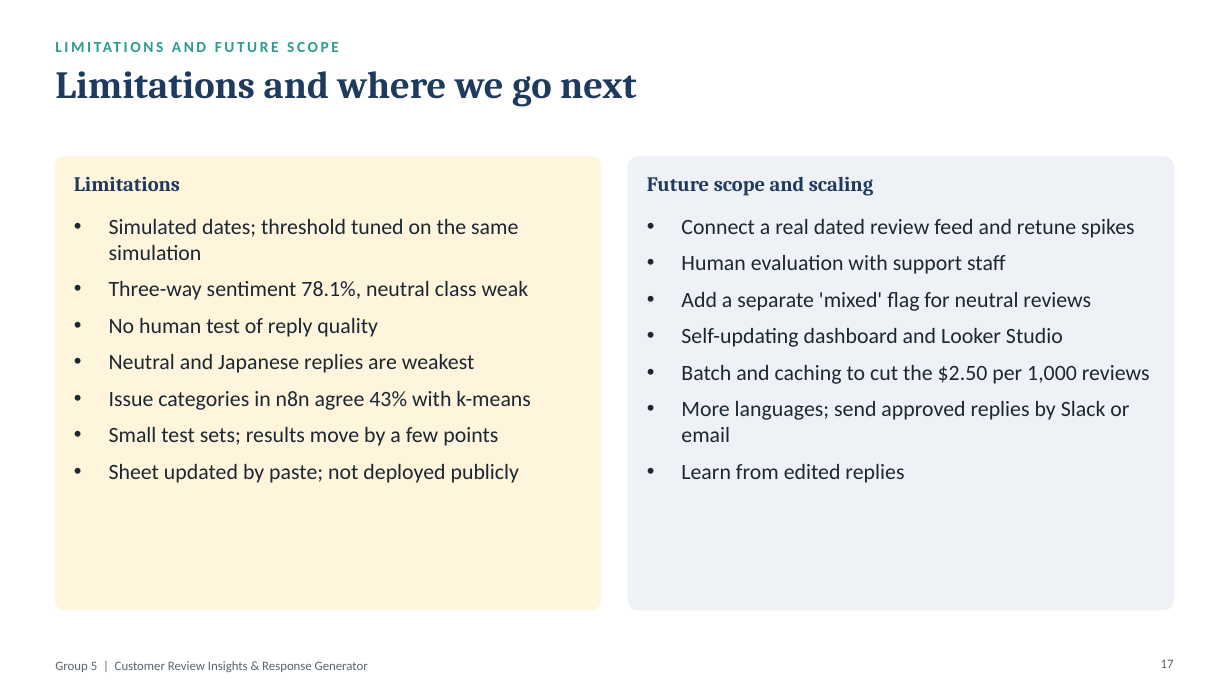
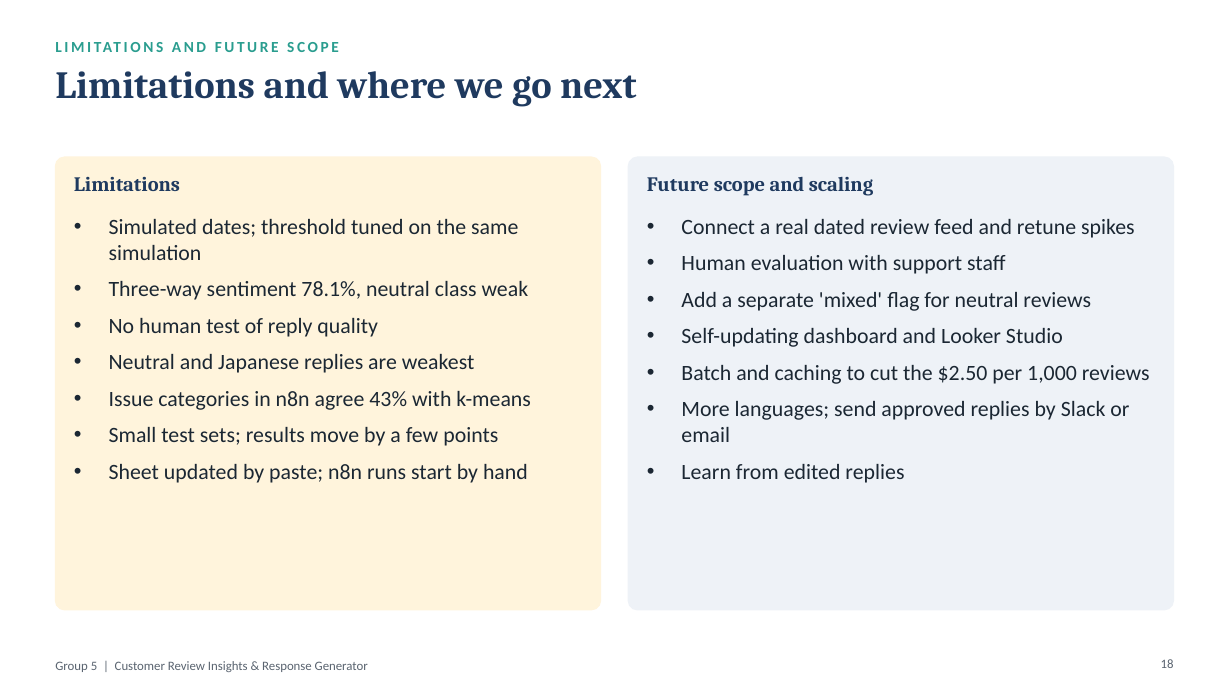
Before and after one commit to west01srinivas-hue/Capstone_Project_Group_5, a slide deck: slide 18 of docs/final/Final_Presentation.pptx (slide 17 before the commit). Drawn at 1232x693 pixels with LibreOffice and Linux fonts; fonts in the diff are those of the drawing. Boxes give left, top, right and bottom in pixels: in the first picture for what was removed or moved away, otherwise in the second. Text is boxed around its words. In the diff, an @@ line names an element or a change of style, - is before the commit and + after.

```diff
--- a/docs/final/Final_Presentation.pptx
+++ b/docs/final/Final_Presentation.pptx
@@ text at bbox=[109, 464, 528, 483]: text changed @@
-• Sheet updated by paste; not deployed publicly
+• Sheet updated by paste; n8n runs start by hand
@@ page number at bbox=[1161, 659, 1174, 668]: text changed @@
-17
+18
```
Also in this commit, not shown: 1 other slide changed, 1 slide added, 2 other files.
